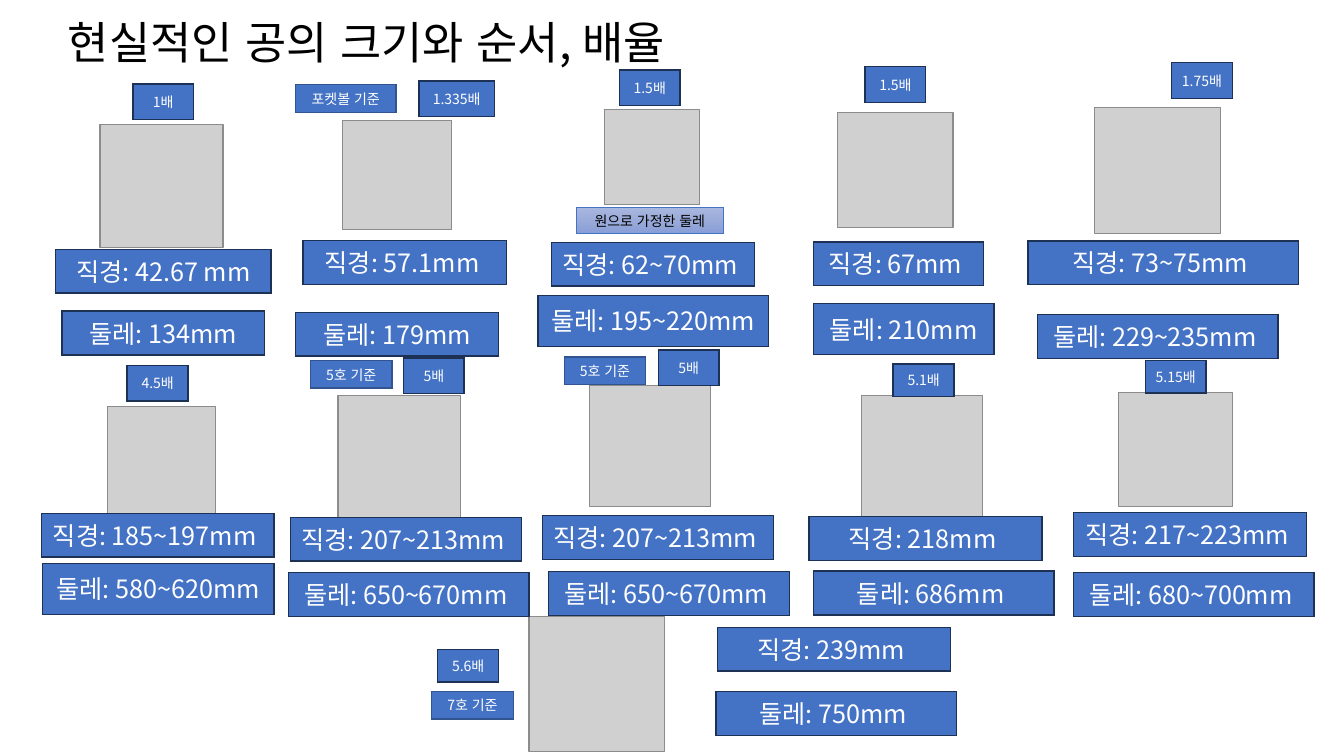
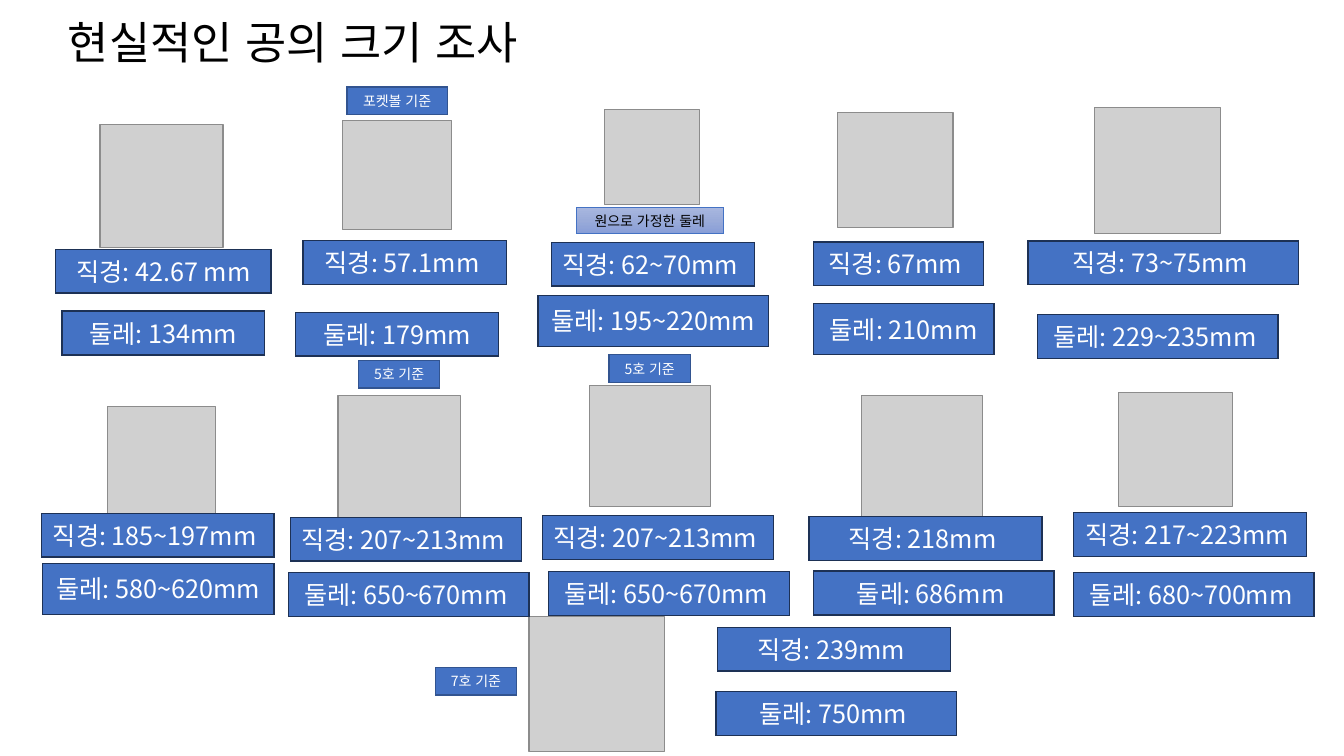
Before and after one commit to AniWhY0909/SSC_WM_Project, a slide deck: slide 7 of Documents/Suika.Watermelon/기획서(박정우).pptx (slide 5 before the commit). Drawn at 1344x756 pixels with LibreOffice and Linux fonts; fonts in the diff are those of the drawing; grey boxes stand for pictures. Boxes give left, top, right and bottom in pixels: in the first picture for what was removed or moved away, otherwise in the second. Text is boxed around its words. In the diff, an @@ line names an element or a change of style, - is before the commit and + after.

```diff
--- a/Documents/Suika.Watermelon/기획서(박정우).pptx
+++ b/Documents/Suika.Watermelon/기획서(박정우).pptx
@@ title at [68,22,517,63]: text changed @@
-현실적인 공의 크기와 순서, 배율
+현실적인 공의 크기 조사
@@ rectangle removed at [133,84,194,119] @@
-1배
@@ rectangle "포켓볼 기준": place and size @@
-rectangle "포켓볼 기준" at [295,85,396,112]
+rectangle "포켓볼 기준" at [347,87,448,114]
@@ rectangle removed at [419,82,495,117] @@
-1.335배
@@ rectangle removed at [619,70,680,105] @@
-1.5배
@@ rectangle removed at [865,67,926,102] @@
-1.5배
@@ rectangle removed at [1172,63,1232,98] @@
-1.75배
@@ rectangle removed at [403,358,464,393] @@
-5배
@@ rectangle "5호 기준": place and size @@
-rectangle "5호 기준" at [565,357,646,384]
+rectangle "5호 기준" at [609,355,691,382]
@@ rectangle removed at [658,350,719,385] @@
-5배
@@ rectangle removed at [127,365,188,400] @@
-4.5배
@@ rectangle "5호 기준": place and size @@
-rectangle "5호 기준" at [311,361,392,388]
+rectangle "5호 기준" at [358,360,440,387]
@@ rectangle removed at [893,364,954,396] @@
-5.1배
@@ rectangle removed at [1145,361,1206,393] @@
-5.15배
@@ rectangle removed at [438,649,498,682] @@
-5.6배
@@ rectangle "7호 기준": place and size @@
-rectangle "7호 기준" at [432,692,513,719]
+rectangle "7호 기준" at [436,667,517,695]
```
Also in this commit, not shown: 6 other slides changed, 2 slides added, 1 slide removed.
